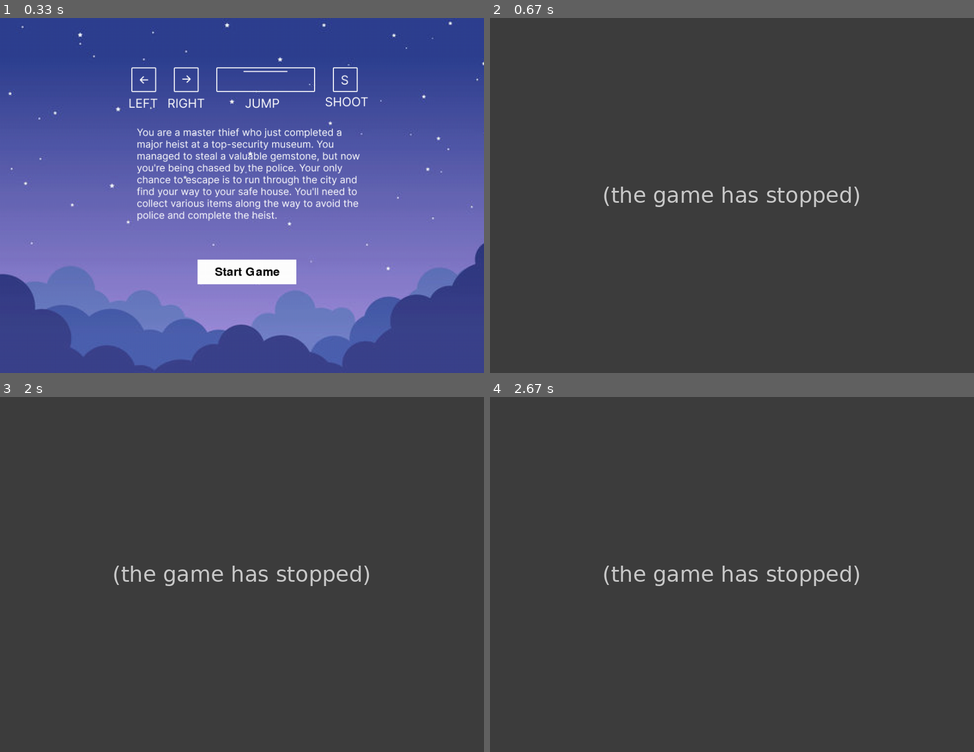
Above: before the commit, frames 1-4 (two rows, left to right).
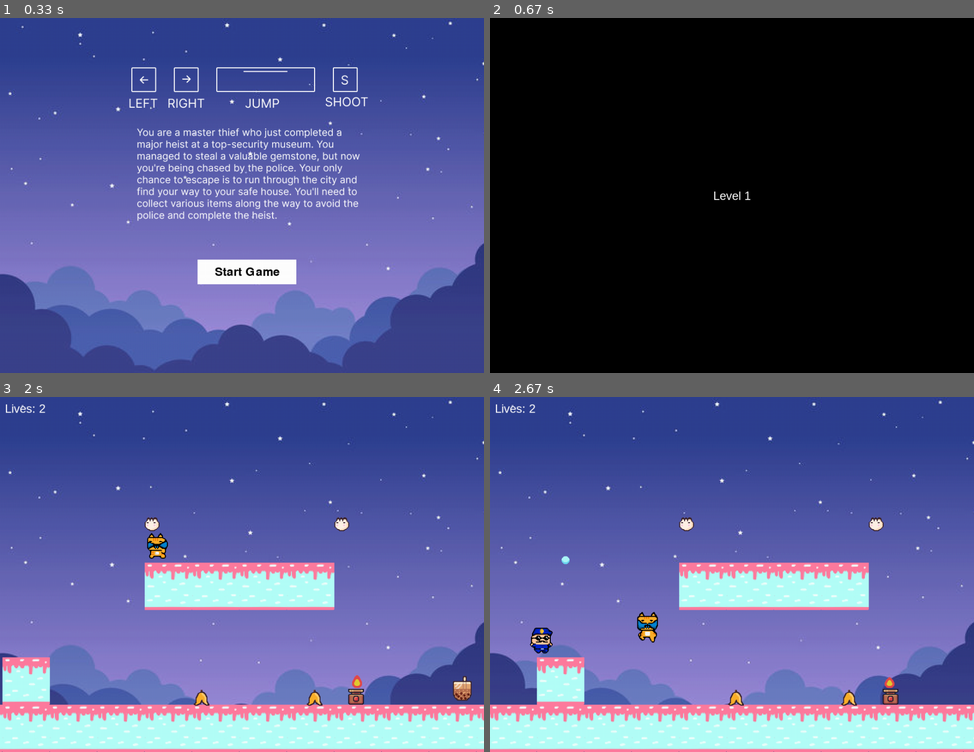
Above: after the commit, the same moments.

Repository: biancafu/pygame_hackathon
Game: pygame game, started from main.py
The game is run twice, just before and just after one commit, with the same random seed, the same clock (stepped at 60 frames per second) and the same inputs.
Inputs:
- Up to frame 1 (0.33 s): no input
- Up to frame 2 (0.67 s): click "Start Game" at 0.38 s
- Up to frame 3 (2 s): hold Left from 1.67 s (still down)
- Up to frame 4 (2.67 s): release Left at 2.2 s; tap S at 2.23 s; hold Left from 2.57 s (still down); tap Space at 2.63 s

Frame 1 is identical in both runs. In frame 2, 100% of the frame differs, in the area x 0-100%, y 0-100%; in frame 3, 100%; in frame 4, 100%.
Error before the commit: UnboundLocalError: cannot access local variable 'click' where it is not associated with a va...; the game stopped at 0.42 s (later frames are placeholders)

Commit message:
designing level blocks

Diff:
--- a/main.py
+++ b/main.py
@@ -42,13 +42,13 @@
 PLAYER_VEL = 5
 POLICE_VEL = 4
 
-BG_IMG = pygame.transform.scale2x(pygame.image.load(os.path.join("imgs", "bg.jpg")))
 
 window = pygame.display.set_mode((WIN_WIDTH, WIN_HEIGHT))
 
 # define font for the text
 font = pygame.font.SysFont("Arial", 24)
 
+BG_IMG = pygame.transform.scale2x(pygame.image.load(os.path.join("imgs", "bg.jpg")).convert_alpha())
 
 
 ################### IMG HANDLING #####################
@@ -279,6 +279,7 @@
 
     def loop(self, fps, player): #looping for each frame
         self.y_vel += min(1, (self.fall_count / fps) * self.GRAVITY)
+
         #chasing
         self.move_towards_player(player)
 
@@ -696,7 +697,6 @@
 
     pygame.display.update()
 
-
 def level_design(block_size):
     design = {}
     objects = []
@@ -708,10 +708,12 @@
             collectibles.append(0)
             destinations.append(0)
         if j == 1:
+            pass
+        if j == 2:
             blocks = []
             traps = []
             heart1 = Heart(block_size * 3, WIN_HEIGHT - block_size * 5, 16, 16)
-            heart2 = Heart(block_size * 5, WIN_HEIGHT - block_size * 5, 16, 16)
+            heart2 = Heart(block_size * 7, WIN_HEIGHT - block_size * 5, 16, 16)
             speed = Speed(900, WIN_HEIGHT - block_size - 64, 32, 32)
             collectibles_bullets = CollectibleBullets(1100, WIN_HEIGHT - block_size - 64, 32, 32)
             #blocks and traps
@@ -719,88 +721,78 @@
             fire.on()
             floor = [Block(i * block_size, WIN_HEIGHT - block_size, block_size) for i in range(-WIN_WIDTH // block_size, (WIN_WIDTH * 20)// block_size)]
 
-        # Set up the font
-        font = pygame.font.Font(None, 36)
-
-
-        mx, my = pygame.mouse.get_pos()
-        button_1 = pygame.Rect(400, 490, 200, 50)
-        # draw button rectangle
-        pygame.draw.rect(window, (255, 255, 255), button_1)
-
-        text_surface = font.render("Start Game", True, (0, 0, 0))
-        text_rect = text_surface.get_rect(center=button_1.center)
-        window.blit(text_surface, text_rect)
-
-        if button_1.collidepoint((mx, my)):
-            if click:
-                main_game(window)
-
-        pygame.display.update()
-
-        click = False
-
-        for event in pygame.event.get():
-            if event.type == pygame.QUIT:
-                pygame.quit()
-                sys.exit()
-            if event.type == pygame.MOUSEBUTTONDOWN:
-                if event.button == 1:
-                    click = True
-
-        pygame.display.update()
-
-
-def main_game(window):
-
-    block_size = 96
-
-    #instantiate objects (same for every level)
-    player = Player(block_size * 3, WIN_HEIGHT - block_size * 4, 50, 50)
-    police = Police(-200, 500, 50, 50)
-    bullets = []
-    blocks = []
-    traps = []
-    objects = []
-    #collectibles
-    heart1 = Heart(block_size * 3, WIN_HEIGHT - block_size * 5, 16, 16)
-    heart2 = Heart(block_size * 5, WIN_HEIGHT - block_size * 5, 16, 16)
-    speed = Speed(900, WIN_HEIGHT - block_size - 64, 32, 32)
-    collectibles_bullets = CollectibleBullets(1100, WIN_HEIGHT - block_size - 64, 32, 32)
-    destination = Destination(1500, WIN_HEIGHT - block_size - 128, 32, 32)
-    collectibles = [heart1, heart2, speed, collectibles_bullets]
-    #blocks and traps
-    fire = Fire(700, WIN_HEIGHT - block_size - 64, 16, 32)
-    fire.on()
-    floor = [Block(i * block_size, WIN_HEIGHT - block_size, block_size) for i in range(-WIN_WIDTH // block_size, (WIN_WIDTH * 20)// block_size)]
-    # create a list of traps with random positions
-    placed_traps = set()  # set to keep track of placed trap coordinates
-
-    for i in range(5):  # create 5 traps
-      while True:
-        x = random.randint(block_size * 4, WIN_WIDTH * 5 - block_size * 4)  # generate a random x coordinate within a range
-        y = WIN_HEIGHT - block_size - 30  # set y-coordinate to floor level
-        # check if there's a block at this position
-        for block in blocks:
-            if block.x <= x <= block.x + block.width and block.y <= y <= block.y + block.height:
-                # there's a block at this position, adjust y-coordinate
-                y = block.y - 43
-                break  # stop iterating over blocks since we found one that overlaps
-        # check if the coordinates are already taken by another trap
-        if (x,y) not in placed_traps:
-          # add the trap to the list and add its coordinates to the placed set
-          trap = Trap(x, y, 16, 32)
-          trap.change_image("Idle")
-          traps.append(trap)
-          placed_traps.add((x, y))
-          break # found an available coordinate, break out of the loop
-    objects = [*floor,
-                Block(0, WIN_HEIGHT - block_size * 2, block_size),
-                Block(block_size * 3, WIN_HEIGHT - block_size * 4, block_size),
-                Block(block_size * 4, WIN_HEIGHT - block_size * 4, block_size),
-                Block(block_size * 5, WIN_HEIGHT - block_size * 4, block_size),
-                Block(block_size * 6, WIN_HEIGHT - block_size * 4, block_size),
-                *traps, fire]
+            placed_traps = set()  # set to keep track of placed trap coordinates
+
+            for i in range(5):  # create 5 traps
+                while True:
+                    x = random.randint(block_size * 4, WIN_WIDTH * 5 - block_size * 4)  # generate a random x coordinate within a range
+                    y = WIN_HEIGHT - block_size - 30  # set y-coordinate to floor level
+                    # check if there's a block at this position
+                    for block in blocks:
+                        if block.x <= x <= block.x + block.width and block.y <= y <= block.y + block.height:
+                            # there's a block at this position, adjust y-coordinate
+                            y = block.y - 43
+                            break  # stop iterating over blocks since we found one that overlaps
+                    # check if the coordinates are already taken by another trap
+                    if (x,y) not in placed_traps:
+                    # add the trap to the list and add its coordinates to the placed set
+                        trap = Trap(x, y, 16, 32)
+                        trap.change_image("Idle")
+                        traps.append(trap)
+                        placed_traps.add((x, y))
+                        break # found an available coordinate, break out of the loop
+            #design
+            objects.append([*floor,
+                        Block(0, WIN_HEIGHT - block_size * 2, block_size),
+                        Block(block_size * 3, WIN_HEIGHT - block_size * 4, block_size),
+                        Block(block_size * 4, WIN_HEIGHT - block_size * 4, block_size),
+                        Block(block_size * 5, WIN_HEIGHT - block_size * 4, block_size),
+                        Block(block_size * 6, WIN_HEIGHT - block_size * 4, block_size),
+                        *traps, fire])
+            destinations.append(Destination(1500, WIN_HEIGHT - block_size - 128, 32, 32))
+            collectibles.append([heart1, heart2, speed, collectibles_bullets])
+        if j == 2:
+            blocks = []
+            traps = []
+            heart1 = Heart(block_size * 3, WIN_HEIGHT - block_size * 5, 16, 16)
+            heart2 = Heart(block_size * 7, WIN_HEIGHT - block_size * 5, 16, 16)
+            speed = Speed(900, WIN_HEIGHT - block_size - 64, 32, 32)
+            collectibles_bullets = CollectibleBullets(1100, WIN_HEIGHT - block_size - 64, 32, 32)
+            #blocks and traps
+            fire = Fire(700, WIN_HEIGHT - block_size - 64, 16, 32)
+            fire.on()
+            floor = [Block(i * block_size, WIN_HEIGHT - block_size, block_size) for i in range(-WIN_WIDTH // block_size, (WIN_WIDTH * 20)// block_size)]
+
+            placed_traps = set()  # set to keep track of placed trap coordinates
+
+            for i in range(5):  # create 5 traps
+                while True:
+                    x = random.randint(block_size * 4, WIN_WIDTH * 5 - block_size * 4)  # generate a random x coordinate within a range
+                    y = WIN_HEIGHT - block_size - 30  # set y-coordinate to floor level
+                    # check if there's a block at this position
+                    for block in blocks:
+                        if block.x <= x <= block.x + block.width and block.y <= y <= block.y + block.height:
+                            # there's a block at this position, adjust y-coordinate
+                            y = block.y - 43
+                            break  # stop iterating over blocks since we found one that overlaps
+                    # check if the coordinates are already taken by another trap
+                    if (x,y) not in placed_traps:
+                    # add the trap to the list and add its coordinates to the placed set
+                        trap = Trap(x, y, 16, 32)
+                        trap.change_image("Idle")
+                        traps.append(trap)
+                        placed_traps.add((x, y))
+                        break # found an available coordinate, break out of the loop
+            #design
+            objects.append([*floor,
+                        Block(0, WIN_HEIGHT - block_size * 2, block_size),
+                        Block(block_size * 3, WIN_HEIGHT - block_size * 4, block_size),
+                        Block(block_size * 4, WIN_HEIGHT - block_size * 4, block_size),
+                        Block(block_size * 5, WIN_HEIGHT - block_size * 4, block_size),
+                        Block(block_size * 6, WIN_HEIGHT - block_size * 4, block_size),
+                        *traps, fire])
+            destinations.append(Destination(1500, WIN_HEIGHT - block_size - 128, 32, 32))
+            collectibles.append([heart1, heart2, speed, collectibles_bullets])
 
     design["objects"] = objects
     design["collectibles"] = collectibles
@@ -923,7 +915,7 @@
 def main(window):
     while True:
         window.blit(BG_IMG, (0,0))
-        instruction_image = pygame.image.load("keys.png")
+        instruction_image = pygame.image.load("keys.png").convert_alpha()
         window.blit(instruction_image, (260, 100))
 
         # Set up the font
